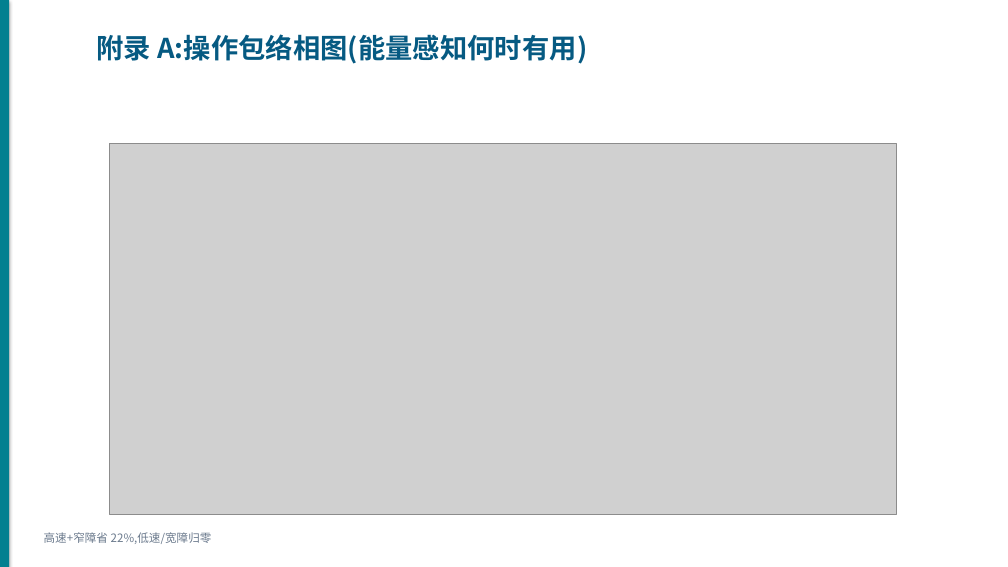
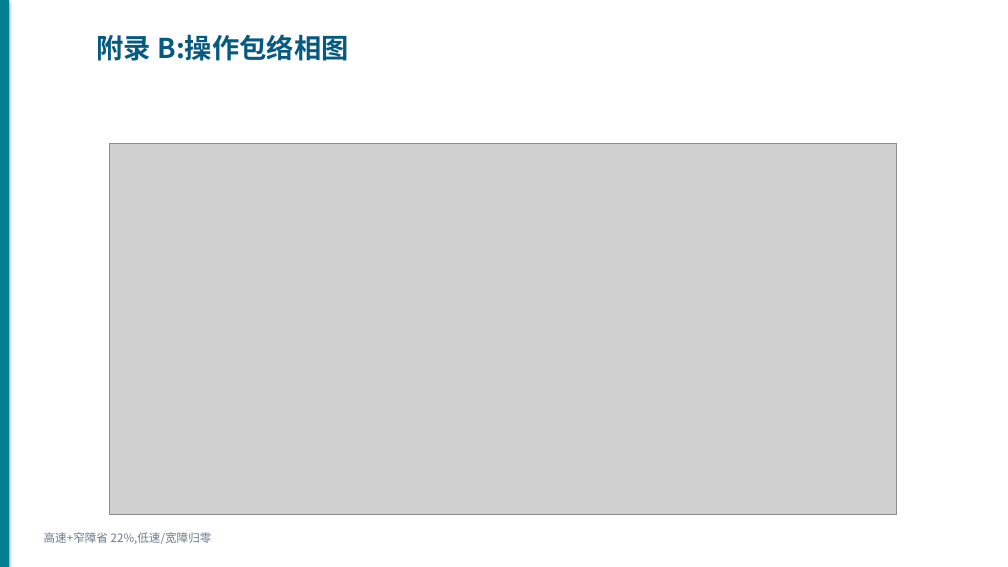
Before and after one commit to wbz0429/PathPlanningwithEnergy, a slide deck: slide 19 of autoresearch/energy_m100/experiments/midterm_defense.pptx (slide 15 before the commit). Drawn at 1008x567 pixels with LibreOffice and Linux fonts; fonts in the diff are those of the drawing; grey boxes stand for pictures. Boxes give left, top, right and bottom in pixels: in the first picture for what was removed or moved away, otherwise in the second. Text is boxed around its words. In the diff, an @@ line names an element or a change of style, - is before the commit and + after.

```diff
--- a/autoresearch/energy_m100/experiments/midterm_defense.pptx
+++ b/autoresearch/energy_m100/experiments/midterm_defense.pptx
@@ text at [97,34,349,61]: text changed @@
-附录 A:操作包络相图(能量感知何时有用)
+附录 B:操作包络相图
```
Also in this commit, not shown: 16 other slides changed, 4 slides added, 1 other file.
